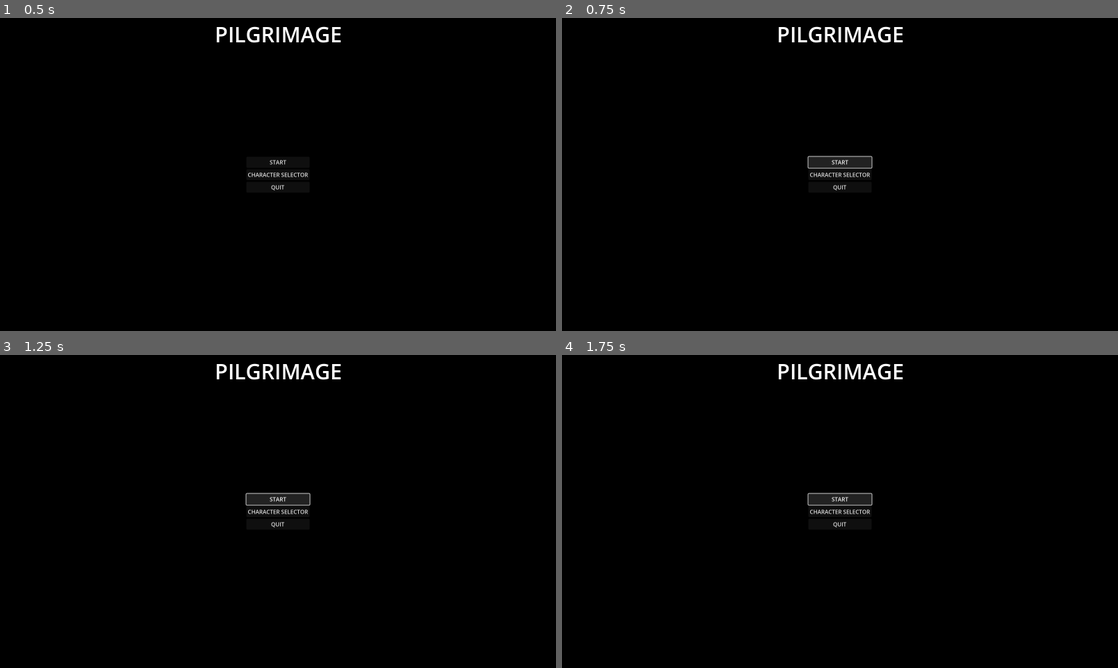
Above: before the commit, frames 1-4 (two rows, left to right).
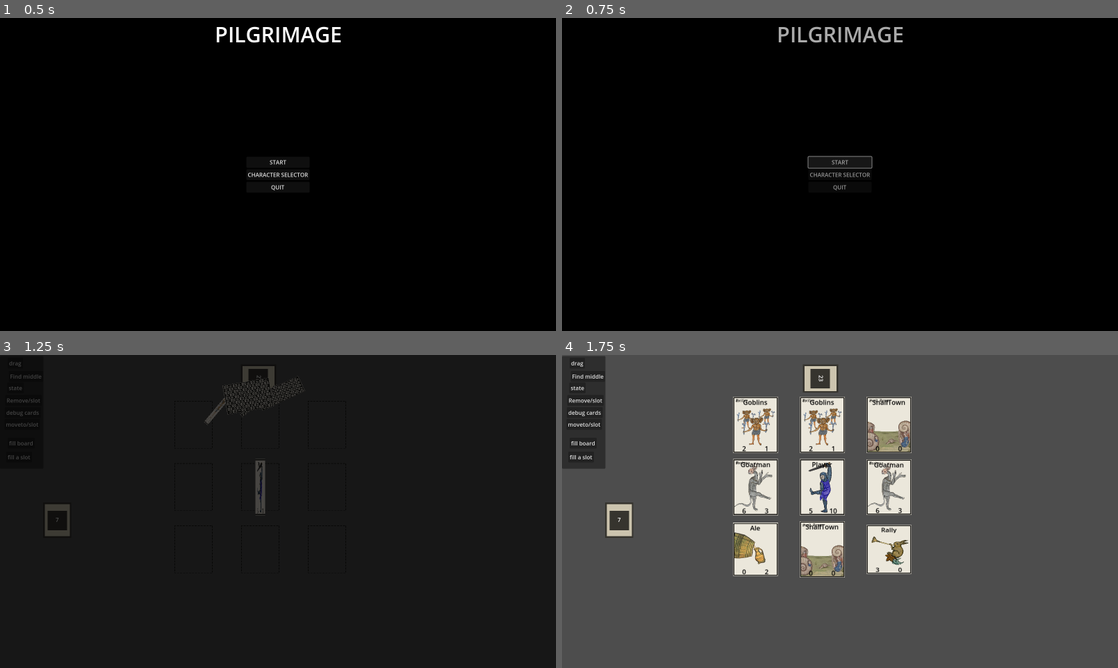
Above: after the commit, the same moments.

Repository: FergusMcLaughlin/Pilgrimage-old-
Game: Godot game, scene res://src/ui/mainMenu/main_menu.tscn
The game is run twice, just before and just after one commit, with the same random seed, the same clock (stepped at 60 frames per second) and the same inputs. This scene is started directly instead of the project's main scene.
Inputs (mouse positions are in pixels of both pictures, inside the frame that each line leads up to):
- Up to frame 1 (0.5 s): no input
- Up to frame 2 (0.75 s): click "START" at 0.5 s
- Up to frame 3 (1.25 s): no input
- Up to frame 4 (1.75 s): click (840, 498) at 1.25 s, where only the run before the commit has a clickable "START"

Frame 1 is identical in both runs. In frame 2, 0.7% of the frame differs, in the area x 39-62%, y 2-56%; in frame 3, 2.5%; in frame 4, 100%, in the area x 0-100%, y 0-100%.

Commit message:
new menus added with a scene manager not fully linked up but basically done, will need to revisit this stuff but got the foundations in.

Diff:
--- a/project.godot
+++ b/project.godot
@@ -24,6 +24,7 @@
 GameConstants="*res://src/singletons/game_constants.gd"
 CardZIndexManager="*res://src/singletons/card_z_index_manager.gd"
 GameController="*res://src/singletons/game_controller.gd"
+SceneTransitionManager="*res://src/singletons/scene_manager.gd"
 
 [display]
 
--- a/src/card/character_card.gd
+++ b/src/card/character_card.gd
@@ -1,3 +1,13 @@
 extends "res://src/card/card.gd"
 
 const isPlayerCard = true
+
+func updateCardVisuals():
+	super.updateCardVisuals()
+
+	if cardHealth <= 0:
+		await get_tree().create_timer(0.5).timeout
+		characterDeath()
+
+func characterDeath():
+	SceneTransitionManager.transitionToScene("res://src/ui/gameOver/game_over.tscn", SceneTransitionManager.TransitionType.FADE)
--- a/src/singletons/global_signal_bus.gd
+++ b/src/singletons/global_signal_bus.gd
@@ -50,3 +50,8 @@
 signal battleCompleted(attacker, defender, result)
 signal cardMoved(card, fromSlot, toSlot)
 signal cardDamaged(card, amount, newHealth)
+# ==============================================
+# SCENE MANAGER SIGNALS
+# ==============================================
+signal sceneTransitionStarted(fromScene, toScene, transitionType)
+signal sceneTransitionCompleted(fromScene, toScene, transitionType)
--- /dev/null
+++ b/src/singletons/scene_manager.gd
@@ -0,0 +1,119 @@
+extends Node
+class_name SceneManager
+
+enum TransitionType{
+	NONE,
+	FADE
+}
+
+var isTransitioning: bool = false
+var currentScene: Node
+var pendingTransitions = []
+@onready var animationPlayer: AnimationPlayer
+@onready var transitionOverlay: ColorRect
+
+func _ready():
+	var canvas = CanvasLayer.new()
+	canvas.name = "transitionCanvas"
+	canvas.layer = 100
+	add_child(canvas)
+
+	transitionOverlay = ColorRect.new()
+	transitionOverlay.name = "transitionOverlay"
+	transitionOverlay.color = Color(0,0,0,0)
+	transitionOverlay.set_anchors_preset(Control.PRESET_FULL_RECT)
+	transitionOverlay.mouse_filter = Control.MOUSE_FILTER_IGNORE
+
+	canvas.add_child(transitionOverlay)
+
+	animationPlayer = AnimationPlayer.new()
+	animationPlayer.name = "transitionAnimation"
+	canvas.add_child(animationPlayer)
+
+	animationPlayer.animation_finished.connect(onTransitionAnimationComplete)
+
+	createTransitionAnimations()
+
+
+func transitionToScene(scenePath: String, transitionType = TransitionType.NONE):
+	if isTransitioning:
+		pendingTransitions.append({"screen": scenePath, "type": transitionType})
+		return
+
+	isTransitioning = true
+
+	var toScene = load(scenePath)
+	if !toScene:
+		push_error("sceneManager: Failed to load scene")
+		isTransitioning = false
+		return
+
+	var targetSceneInstance = toScene.instantiate()
+
+	var fromScene
+	if currentScene:
+		fromScene = currentScene
+	else:
+		fromScene = get_tree().current_scene
+
+	var animationName = getTransitionAnimationName(transitionType, true)
+	GlobalSignalBus.emit_signal("sceneTransitionStarted", fromScene, targetSceneInstance, transitionType)
+
+	animationPlayer.play(animationName)
+	await animationPlayer.animation_finished
+
+	if fromScene:
+		if fromScene.get_parent() == get_tree().root:
+			get_tree().root.remove_child(fromScene)
+		fromScene.queue_free()
+
+	get_tree().root.add_child(targetSceneInstance)
+
+	get_tree().current_scene = targetSceneInstance
+	currentScene = targetSceneInstance
+
+	var exitAnimationName = getTransitionAnimationName(transitionType, false)
+	animationPlayer.play(exitAnimationName)
+
+func getTransitionAnimationName(transitionType, isEntering: bool):
+	var suffix = "_in" if isEntering else "_out"
+
+	match transitionType:
+		TransitionType.FADE:
+			return "transitions/fade" + suffix
+		TransitionType.NONE:
+			return "transitions/fade" + suffix # this is a place holder and wont be used just yet
+		_:
+			return "transitions/fade" + suffix
+
+func onTransitionAnimationComplete(animationName):
+	isTransitioning = false
+	GlobalSignalBus.emit_signal("sceneTransitionCompleted", null, currentScene, -1)
+
+	if pendingTransitions.size() > 0:
+		var nextTransition = pendingTransitions.pop_front()
+		transitionToScene(nextTransition.scene, nextTransition.type)
+
+
+func createTransitionAnimations():
+	createFadeAnimation()
+
+func createFadeAnimation():
+	var library = AnimationLibrary.new()
+	var fadeInAnimation = Animation.new()
+	var trackId = fadeInAnimation.add_track(Animation.TYPE_VALUE)
+	fadeInAnimation.track_set_path(trackId, "transitionOverlay:color")
+	fadeInAnimation.track_insert_key(trackId, 0.0, Color(0, 0, 0, 0))
+	fadeInAnimation.track_insert_key(trackId, 0.5, Color(0, 0, 0, 1.0))
+	fadeInAnimation.length = 0.5
+	library.add_animation("fade_in", fadeInAnimation)
+
+	var fadeOutAnimation = Animation.new()
+	trackId = fadeOutAnimation.add_track(Animation.TYPE_VALUE)
+	fadeOutAnimation.track_set_path(trackId, "transitionOverlay:color")
+	fadeOutAnimation.track_insert_key(trackId, 0.0, Color(0, 0, 0, 1.0))
+	fadeOutAnimation.track_insert_key(trackId, 0.5, Color(0, 0, 0, 0))
+	fadeOutAnimation.length = 0.5
+	library.add_animation("fade_out", fadeOutAnimation)
+
+	animationPlayer.add_animation_library("transitions", library)
--- a/src/ui/mainMenu/main_menu.gd
+++ b/src/ui/mainMenu/main_menu.gd
@@ -3,7 +3,11 @@
 
 func _ready():
 	$QuitButton.connect("pressed", Callable(self, "on_quit_button_pressed"))
+	$StartButton.connect("pressed", Callable(self, "on_start_button_pressed"))
 
 func on_quit_button_pressed():
 	print("hello")
 	get_tree().quit()
+
+func on_start_button_pressed():
+	SceneTransitionManager.transitionToScene("res://src/tests/card_test.tscn", SceneTransitionManager.TransitionType.FADE)
Not shown, added: src/singletons/scene_manager.gd.uid
